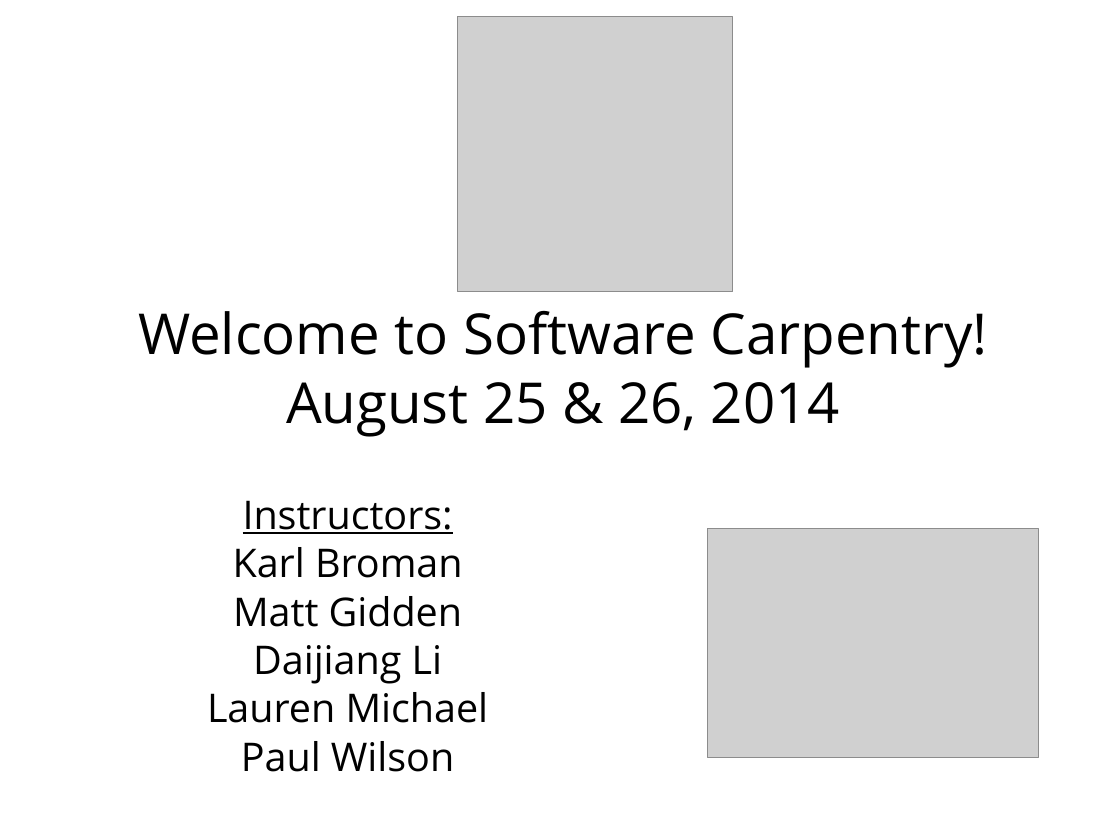
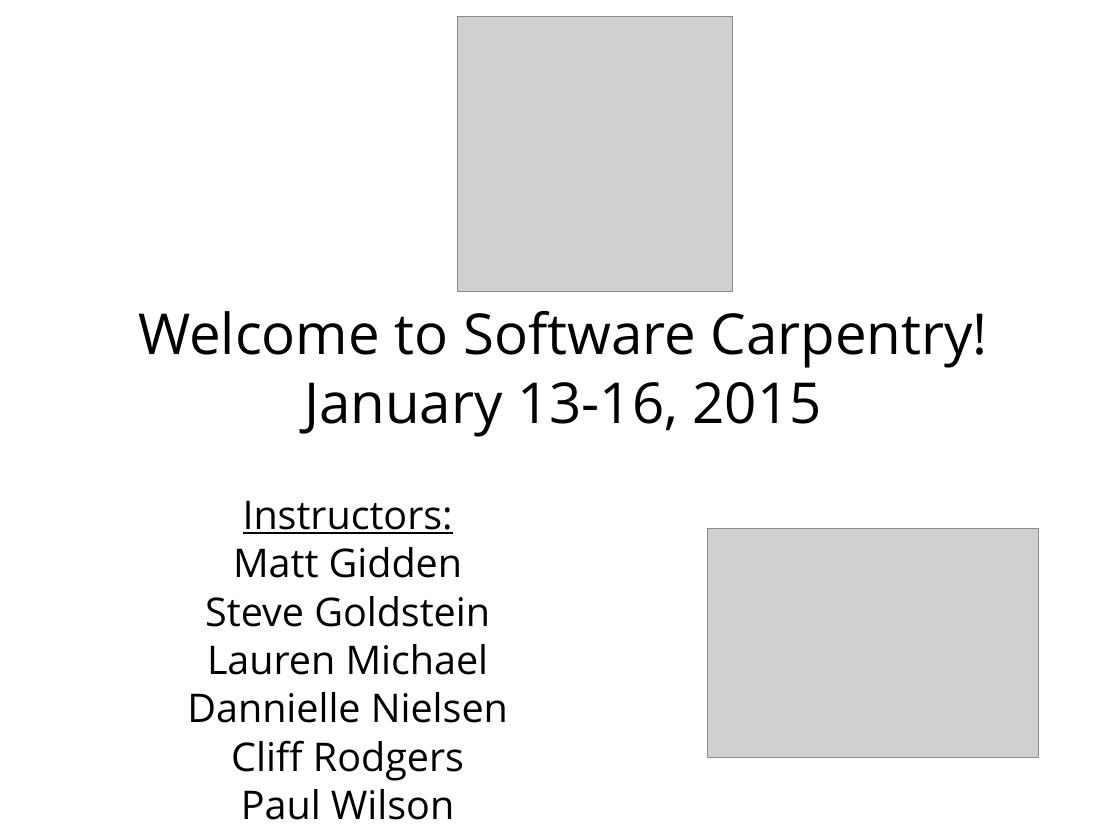
Before and after one commit to swcarpentry/DEPRECATED-boot-camps, a slide deck: slide 1 of BestPractices.ppt. Drawn at 1120x840 pixels with LibreOffice and Linux fonts; fonts in the diff are those of the drawing; grey boxes stand for pictures. Boxes give left, top, right and bottom in pixels: in the first picture for what was removed or moved away, otherwise in the second. Text is boxed around its words. In the diff, an @@ line names an element or a change of style, - is before the commit and + after.

```diff
--- a/BestPractices.ppt
+++ b/BestPractices.ppt
@@ text at <box>304,382,822,437</box>: text changed @@
-August 25 & 26, 2014
+January 13-16, 2015
@@ text at <box>233,547,463,578</box>: paragraph removed @@
-Karl Broman
@@ text at <box>205,596,490,627</box>: text changed @@
-Daijiang Li
+Steve Goldstein
@@ text at <box>187,692,508,781</box>: paragraphs added @@
+Dannielle Nielsen
+Cliff Rodgers
```
Also in this commit, not shown: 9 other slides changed, 1 other file.
